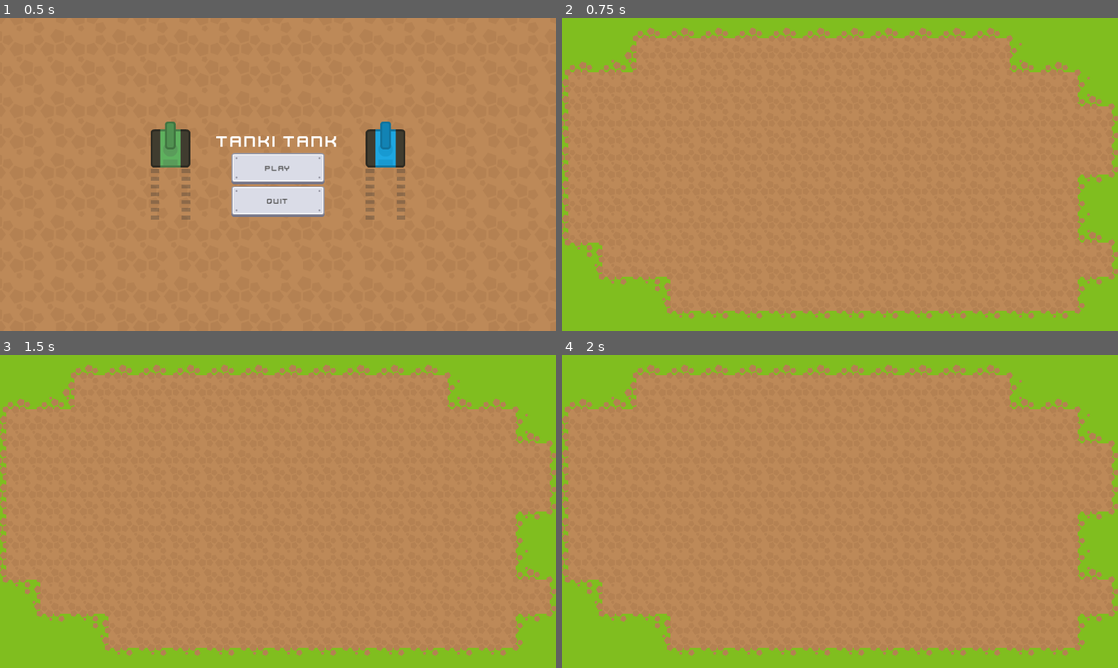
Above: before the commit, frames 1-4 (two rows, left to right).
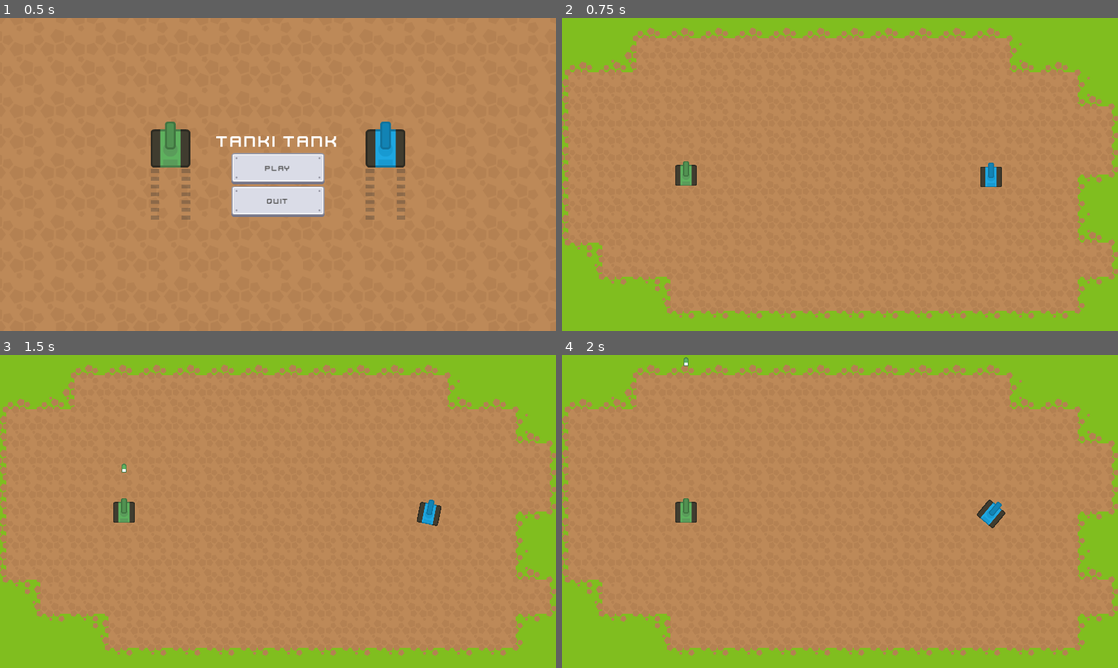
Above: after the commit, the same moments.

Repository: nbonkowski/ophasen-workshop-godot-2024
Game: Godot game, scene res://scenes/main_menu.tscn
The game is run twice, just before and just after one commit, with the same random seed, the same clock (stepped at 60 frames per second) and the same inputs.
Inputs (mouse positions are in pixels of both pictures, inside the frame that each line leads up to):
- Up to frame 1 (0.5 s): no input
- Up to frame 2 (0.75 s): click (840, 168) at 0.5 s
- Up to frame 3 (1.5 s): tap Enter at 1.25 s; hold Right (player_two_turn_right, bound only after the commit) from 1.28 s (still down); tap Space (fire_tank) at 1.35 s
- Up to frame 4 (2 s): keep holding Right (player_two_turn_right, bound only after the commit)

Frame 1 is identical in both runs. In frame 2, 0.5% of the frame differs, in the area x 20-80%, y 45-54%; in frame 3, 0.6%, in the area x 20-80%, y 34-55%; in frame 4, 0.6%.

Commit message:
lösung

Diff:
--- a/project.godot
+++ b/project.godot
@@ -53,6 +53,26 @@
 "events": [Object(InputEventKey,"resource_local_to_scene":false,"resource_name":"","device":-1,"window_id":0,"alt_press …(191 unchanged characters)…
 ]
 }
+player_two_turn_left={
+"deadzone": 0.5,
+"events": [Object(InputEventKey,"resource_local_to_scene":false,"resource_name":"","device":-1,"window_id":0,"alt_pressed":false,"shift_pressed":false,"ctrl_pressed":false,"meta_pressed":false,"pressed":false,"keycode":0,"physical_keycode":4194319,"key_label":0,"unicode":0,"location":0,"echo":false,"script":null)
+]
+}
+player_two_turn_right={
+"deadzone": 0.5,
+"events": [Object(InputEventKey,"resource_local_to_scene":false,"resource_name":"","device":-1,"window_id":0,"alt_pressed":false,"shift_pressed":false,"ctrl_pressed":false,"meta_pressed":false,"pressed":false,"keycode":0,"physical_keycode":4194321,"key_label":0,"unicode":0,"location":0,"echo":false,"script":null)
+]
+}
+player_two_drive_up={
+"deadzone": 0.5,
+"events": [Object(InputEventKey,"resource_local_to_scene":false,"resource_name":"","device":-1,"window_id":0,"alt_pressed":false,"shift_pressed":false,"ctrl_pressed":false,"meta_pressed":false,"pressed":false,"keycode":0,"physical_keycode":4194320,"key_label":0,"unicode":0,"location":0,"echo":false,"script":null)
+]
+}
+player_two_drive_down={
+"deadzone": 0.5,
+"events": [Object(InputEventKey,"resource_local_to_scene":false,"resource_name":"","device":-1,"window_id":0,"alt_pressed":false,"shift_pressed":false,"ctrl_pressed":false,"meta_pressed":false,"pressed":false,"keycode":0,"physical_keycode":4194322,"key_label":0,"unicode":0,"location":0,"echo":false,"script":null)
+]
+}
 
 [rendering]
 
--- a/scenes/game.tscn
+++ b/scenes/game.tscn
@@ -10,6 +10,7 @@
 [ext_resource type="Texture2D" uid="uid://bxshfeken87dv" path="res://sprites/PNG/Obstacles/barrelRed_side.png" id="11_ijwbq"]
 [ext_resource type="Texture2D" uid="uid://cpbv050fyjygd" path="res://sprites/PNG/Obstacles/barrelRed_up.png" id="12_8rog3"]
 [ext_resource type="TileSet" uid="uid://dqt3xsu5h1egp" path="res://sprites/Atlas/groundtiles.res" id="12_m8deu"]
+[ext_resource type="PackedScene" uid="uid://dp5xlyyl816fv" path="res://scenes/prefabs/player.tscn" id="13_uwcar"]
 [ext_resource type="Texture2D" uid="uid://b4kbcgtmutbdo" path="res://sprites/PNG/Obstacles/oil.png" id="13_w71xw"]
 [ext_resource type="Texture2D" uid="uid://bqr4qs28ktusc" path="res://sprites/PNG/Obstacles/sandbagBeige.png" id="14_v5p0k"]
 
@@ -170,3 +171,10 @@
 zoom = Vector2(0.5, 0.5)
 
 [node name="CanvasLayer" type="CanvasLayer" parent="."]
+
+[node name="CharacterBody2D" parent="." instance=ExtResource("13_uwcar")]
+position = Vector2(-580, 3.63636)
+
+[node name="CharacterBody2D2" parent="." instance=ExtResource("13_uwcar")]
+position = Vector2(569.091, 9.09091)
+is_player_two = true
Not shown: 1 places in scenes/game.tscn that only renumber resources
